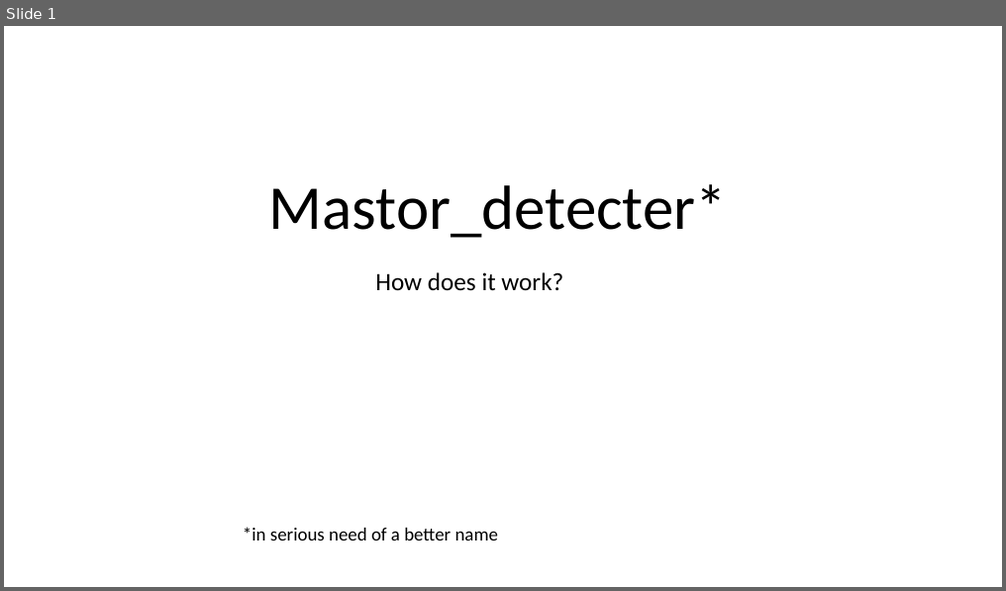
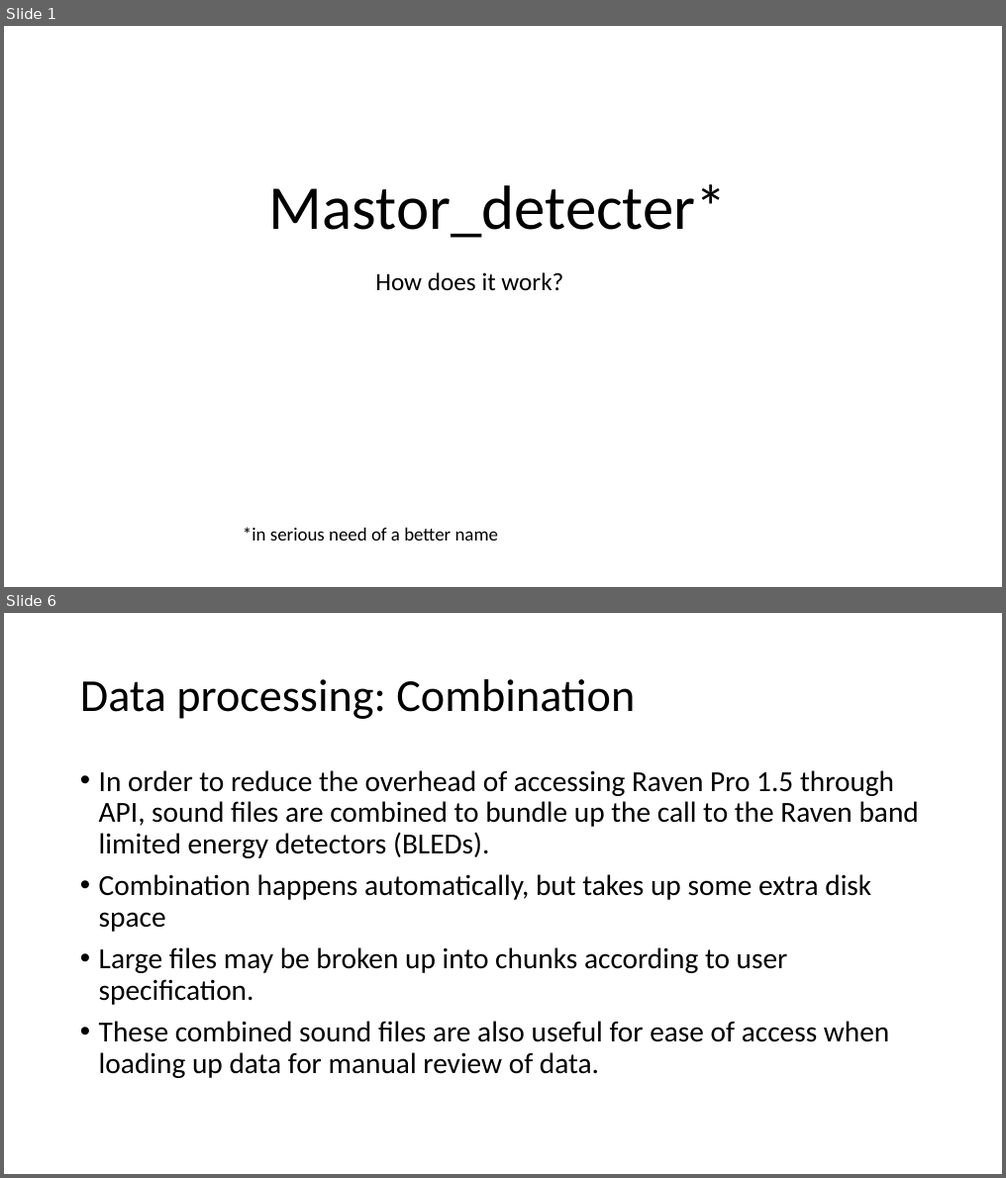
Before and after one commit to DanWoodrich/RavenBLEDscripts, a slide deck: Data/Paper/Mastor_detecter.pptx. Shown one above the other, each under a label of ours: slide 1 before the commit, slides 1 and 6 after it; the slides between them are not shown. The pictures are 1006x591 and 1006x1178 pixels, drawn with LibreOffice and Linux fonts; fonts in the diff are those of the drawing. Boxes give left, top, right and bottom in pixels: in the first picture for what was removed or moved away, otherwise in the second. Text is boxed around its words. In the diff, an @@ line names an element or a change of style, - is before the commit and + after.

```diff
--- a/Data/Paper/Mastor_detecter.pptx
+++ b/Data/Paper/Mastor_detecter.pptx
@@ slide 6 added at (x1=4, y1=613, x2=1002, y2=1174), background #FFFFFF @@
@@ title added at (x1=80, y1=679, x2=635, y2=719), 44 pt, text #000000 @@
+Data processing: Combination
@@ text added at (x1=99, y1=770, x2=919, y2=1078), 28 pt, text #000000 @@
+• In order to reduce the overhead of accessing Raven Pro 1.5 through API, sound files are combined to bundle up the call to the Raven band limited energy detectors (BLEDs).
+• Combination happens automatically, but takes up some extra disk space
+• Large files may be broken up into chunks according to user specification.
+• These combined sound files are also useful for ease of access when loading up data for manual review of data.
```
Also in this commit, not shown: 3 slides changed, 2 other slides added, 4 other files.
